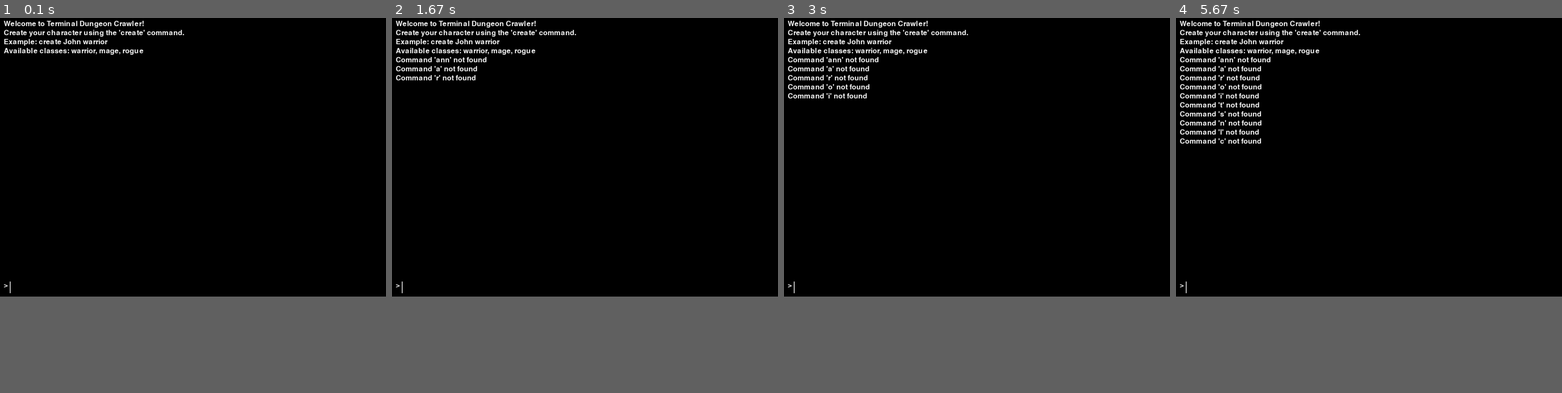
Above: before the commit, frames 1-4 (left to right).
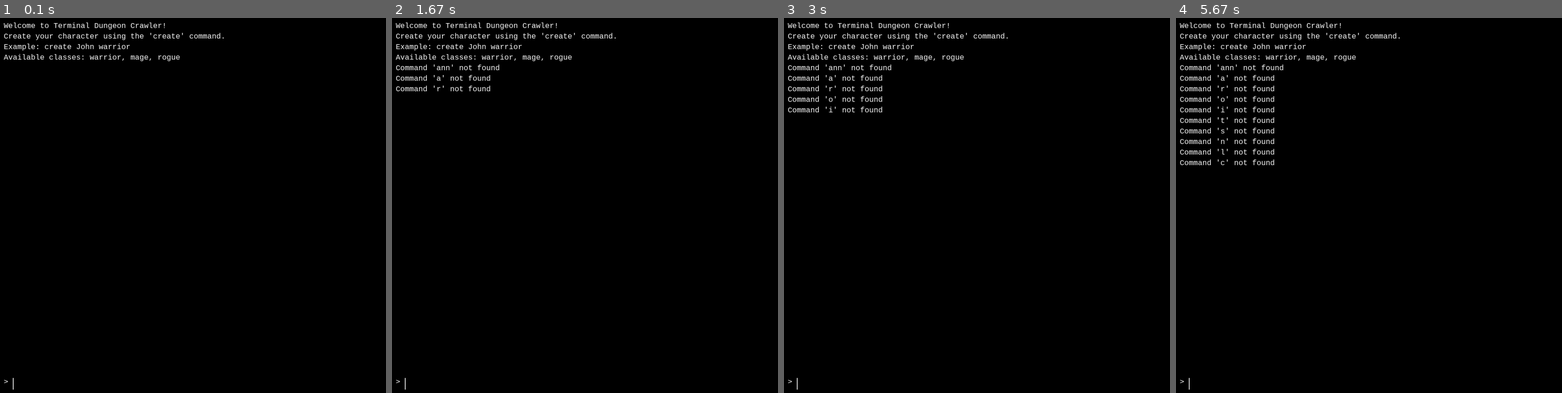
Above: after the commit, the same moments.

Repository: MyriadColors/pygame-terminal-app
Game: pygame game, started from examples/terminal_quest/terminal_quest.py
The game is run twice, just before and just after one commit, with the same random seed, the same clock (stepped at 60 frames per second) and the same inputs.
Inputs:
- Up to frame 1 (0.1 s): no input
- Up to frame 2 (1.67 s): type "ann" at 0.33 s; tap Enter at 0.67, 1.02, 1.57 s; type "a" at 0.88 s; type "r" at 1.43 s
- Up to frame 3 (3 s): type "o" at 1.98 s; tap Enter at 2.12, 2.67 s; type "i" at 2.53 s
- Up to frame 4 (5.67 s): type "t" at 3.08 s; tap Enter every 0.55 s from 3.22 to 5.42 s; type "s" at 3.63 s; type "n" at 4.18 s; type "l" at 4.73 s; type "c" at 5.28 s
In our replay, the window is 900x675 before the commit and 900x900 after it. These sizes can differ from the game's own. Grey fills any space a smaller window leaves; there, only what the larger window draws over its background counts as a difference.

The runs differ from the first frame. In frame 1, 2.1% of the frame differs, in the area x 0-58%, y 0-100%; in frame 2, 2.8%; in frame 3, 3.3%; in frame 4, 4.6%.

Commit message:
Update: the terminal uses either courier or monospace font for rendering text, if neither ris available then sue the default.

Diff:
--- a/examples/terminal_quest/terminal_quest.py
+++ b/examples/terminal_quest/terminal_quest.py
@@ -215,7 +215,7 @@
 
 
 def main():
-    terminal = PygameTerminal(app_state=GameState(), width=1024, height=768, font_size=28)
+    terminal = PygameTerminal(app_state=GameState(), width=1024, height=1024, font_size=20)
 
     terminal.register_command(
         ["create"],
--- a/terminal.py
+++ b/terminal.py
@@ -1,8 +1,10 @@
 from dataclasses import dataclass, field
 from math import floor
 from typing import Callable, Any
+
 import pygame
 from pygame import Color
+
 
 @dataclass
 class Argument:
@@ -62,12 +64,14 @@
             raise ValueError(message)
         return self.function(*args, term=terminal)
 
+
 def typeof(value):
     return type(value)
 
 
 class PygameTerminal:
-    def __init__(self, app_state, width: int = 1024, height: int = 600, font_size: int = 32, initial_message: str = "") -> None:
+    def __init__(self, app_state, width: int = 1024, height: int = 600, font_size: int = 28,
+                 initial_message: str = "") -> None:
         """
         Initialize the Pygame Terminal Emulator.
 
@@ -105,12 +109,33 @@
         self.input_prompt: str = ""
         self.input_callback: Callable | None = None
         self.line_margin_height = 5
-        self.lines_on_screen = floor(self.height / (self.font.get_height() + self.line_margin_height)) -2
-
+        self.font_size = font_size
+        self.set_monospace_font()
+        self.lines_on_screen = floor(self.height / (self.font.get_height() + self.line_margin_height)) - 2
 
         # Command registry
         # add some default commands
         self.commands: dict[str, Command] = {}
+
+    def set_monospace_font(self):
+        try:
+            # Try to use 'Courier' font, which is available on most systems
+            self.font = pygame.font.SysFont('courier', self.font_size)
+        except Exception as e:
+            print(e)
+            try:
+                # If 'Courier' is not available, try 'monospace'
+                self.font = pygame.font.SysFont('monospace', self.font_size)
+            except Exception as e:
+                print(e)
+                # If both fail, fall back to the default font
+                print("Warning: Monospace font not found. Using default font.")
+                self.font = pygame.font.Font(None, self.font_size)
+
+    def set_font_size(self, font_size: int) -> None:
+        """Set the font size."""
+        self.font_size = font_size
+        self.set_monospace_font()
 
     def color_current_line(self):
         pass
@@ -136,10 +161,6 @@
             self.clock.tick(self.clock_tick_rate)
 
         return self.current_line
-
-    def set_font_size(self, font_size: int) -> None:
-        """Set the font size."""
-        self.font = pygame.font.Font(None, font_size)
 
     def set_font_name(self, font_name: str) -> None:
         """Set the font name."""
@@ -384,7 +405,7 @@
         input_args = parts[1:]
 
         if command_name in self.commands:
-            #print(f"Debug: {command_name} {input_args} found")
+            # print(f"Debug: {command_name} {input_args} found")
             command_struct: Command = self.commands[command_name]
 
             try:
